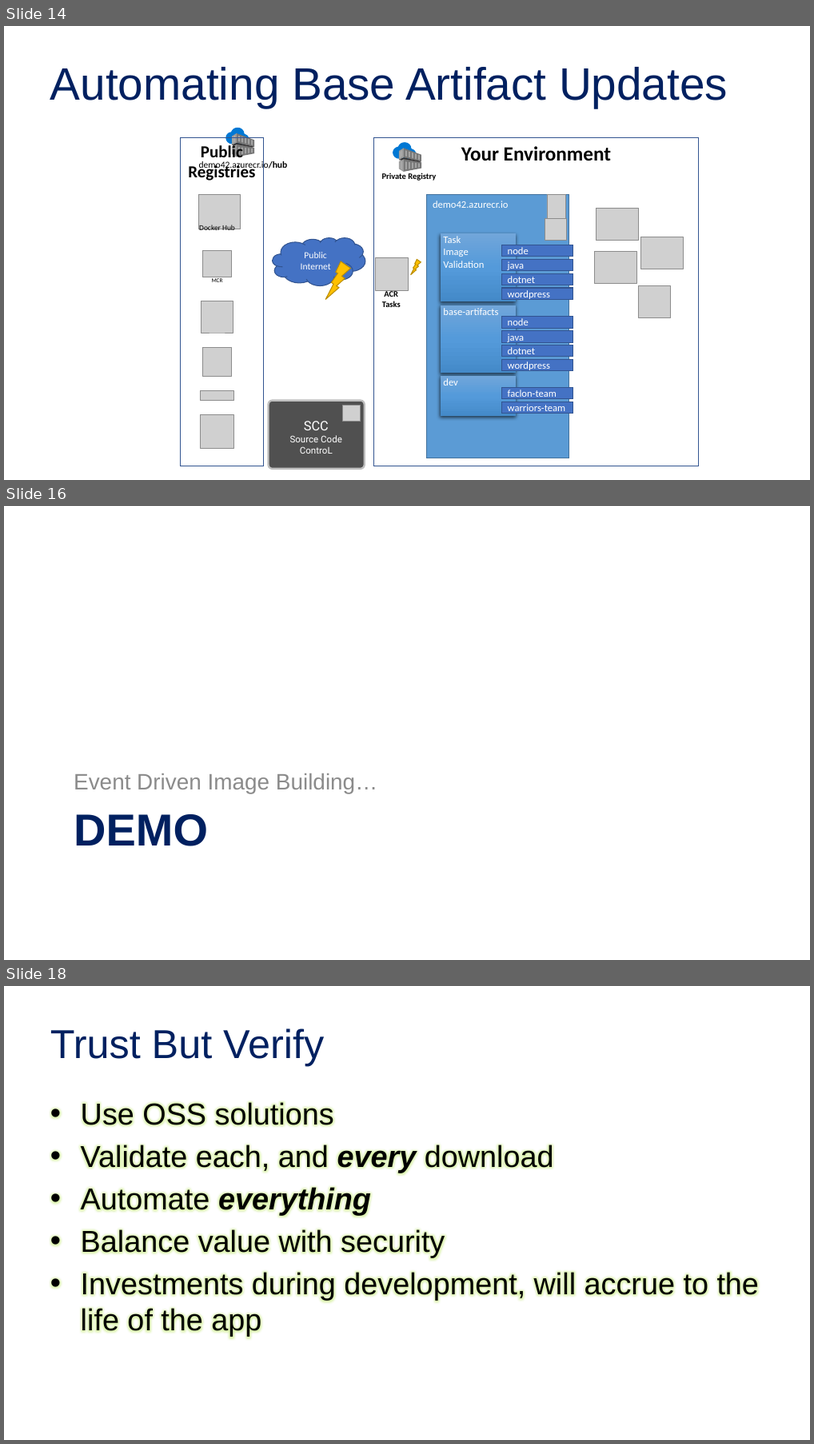
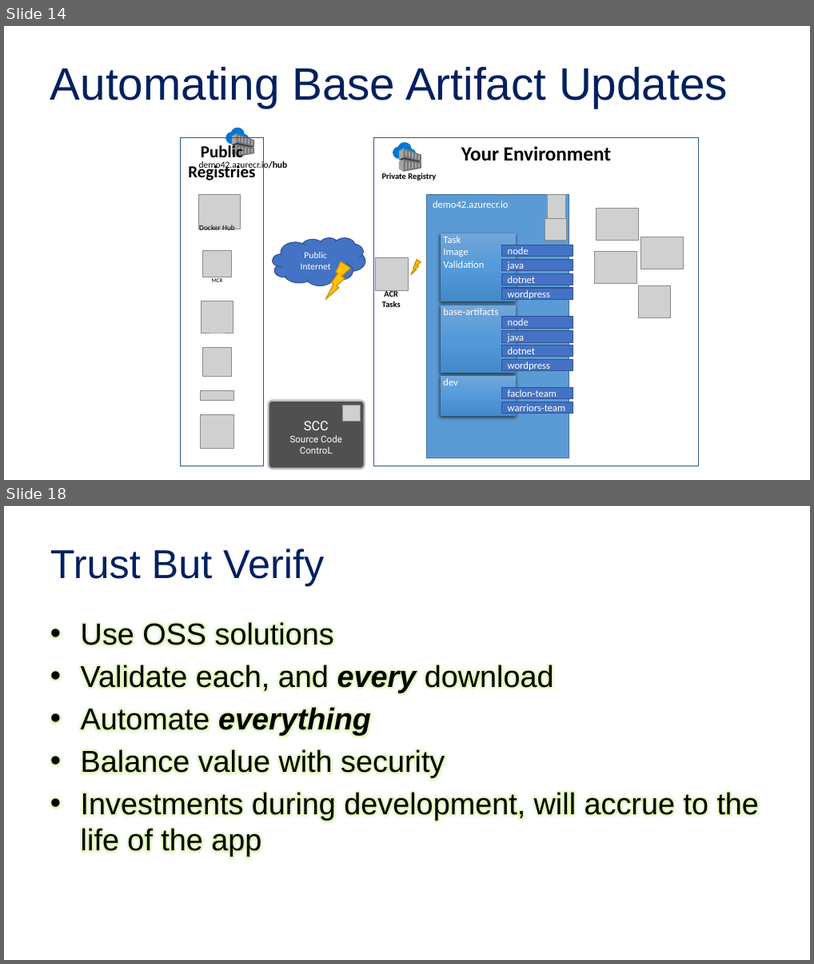
Before and after one commit to SteveLasker/Presentations, a slide deck: CloudContainersLive/CloudContainersLive19-OSandFxPatching.pptx. Shown one above the other, each under a label of ours: slides 14, 16 and 18 before the commit, slides 14 and 18 after it; the slides between them are not shown. The pictures are 814x1444 and 814x964 pixels, drawn with LibreOffice and Linux fonts; fonts in the diff are those of the drawing; grey boxes stand for pictures; background and template pictures are left out. Boxes give left, top, right and bottom in pixels: in the first picture for what was removed or moved away, otherwise in the second. Text is boxed around its words. In the diff, an @@ line names an element or a change of style, - is before the commit and + after.

```diff
--- a/CloudContainersLive/CloudContainersLive19-OSandFxPatching.pptx
+++ b/CloudContainersLive/CloudContainersLive19-OSandFxPatching.pptx
@@ slide 16 removed at [4, 506, 810, 960], background picture (left out) @@
@@ text removed at [74, 773, 378, 794] @@
-Event Driven Image Building…
@@ title removed at [74, 814, 208, 846] @@
-DEMO
```
Also in this commit, not shown: 2 slides changed, 1 slide added, 1 other file.
